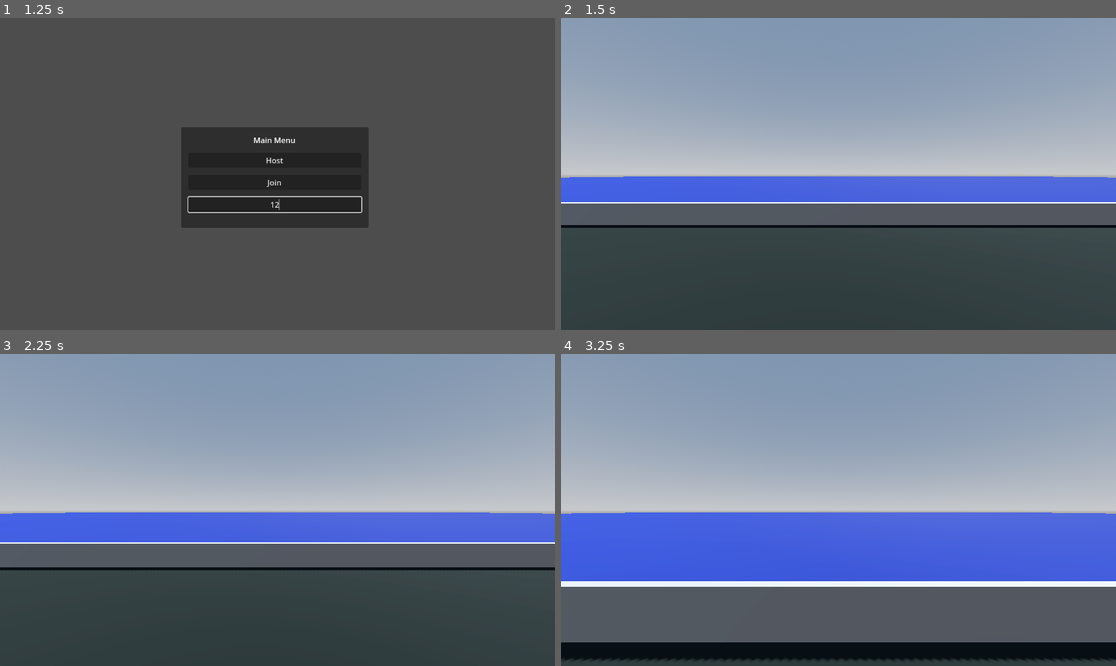
Above: before the commit, frames 1-4 (two rows, left to right).
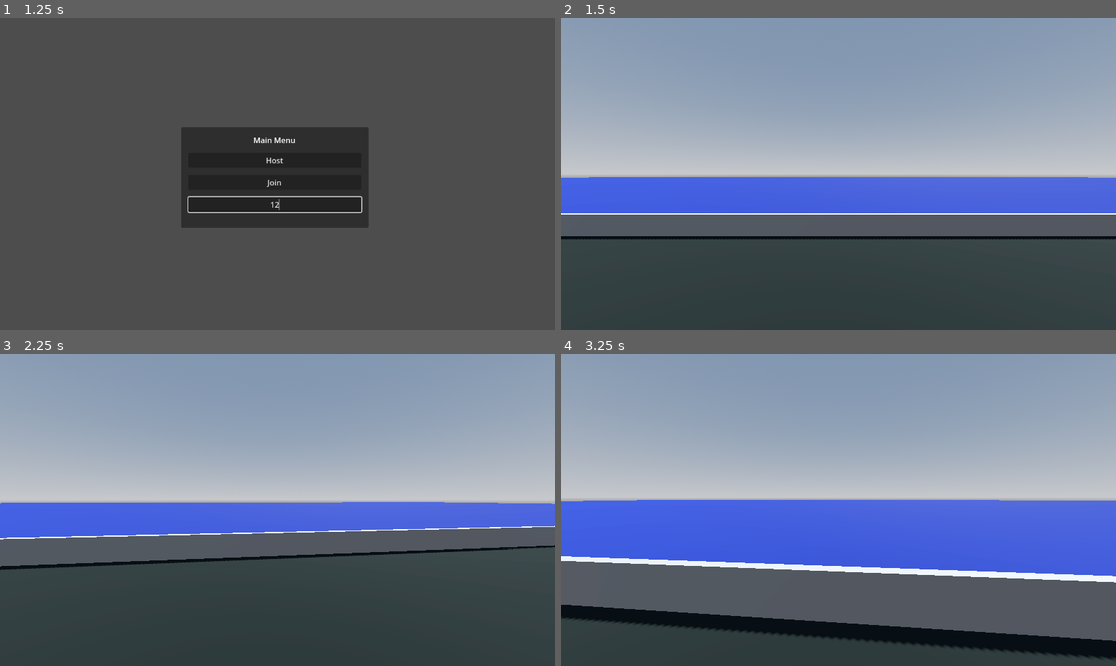
Above: after the commit, the same moments.

Repository: kassarl/mutiny
Game: Godot game, scene res://Level.tscn
Same seed, same stepped clock (60 frames per second), same inputs: the game is played once before the commit and once after it.
Inputs (mouse positions are in pixels of both pictures, inside the frame that each line leads up to):
- Up to frame 1 (1.25 s): click (277, 205) at 0.52 s; type "12" at 0.6 s
- Up to frame 2 (1.5 s): click "Host" at 1.25 s
- Up to frame 3 (2.25 s): tap Enter (ui_accept) at 2 s; move the mouse to (305, 510) at 2.02 s; hold W (up) from 2.03 s (still down); hold Shift (sprint) from 2.03 s (still down)
- Up to frame 4 (3.25 s): keep holding W (up); tap Enter (ui_accept) at 2.27, 3.02 s; move the mouse to (810, 510) at 2.77 s; release Shift (sprint) at 2.78 s; tap Shift (sprint) at 2.85 s

Frame 1 is identical in both runs. In frame 2, 7.7% of the frame differs, in the area x 0-100%, y 50-72%; in frame 3, 10%; in frame 4, 22%, in the area x 0-100%, y 46-99%.
Error before the commit: Assertion failed: UPNP Discover Failed! Error 24 (res://world.gd:53)
Error after the commit: Assertion failed: UPNP Discover Failed! Error 24 (res://world.gd:52)

Commit message:
Try to fix colliders

Diff:
--- a/Level.tscn
+++ b/Level.tscn
@@ -23,7 +23,7 @@
 environment = SubResource("Environment_heyug")
 
 [node name="DirectionalLight3D" type="DirectionalLight3D" parent="."]
-transform = Transform3D(-0.866025, -0.433013, 0.25, 0, 0.5, 0.866025, -0.5, 0.75, -0.433013, 0, 35.8305, 0)
+transform = Transform3D(-0.866025, -0.433013, 0.25, 0, 0.5, 0.866025, -0.5, 0.75, -0.433013, 0, 62.5005, -56.029)
 shadow_enabled = true
 
 [node name="Ship" parent="." instance=ExtResource("2_74r5g")]
--- a/player.gd
+++ b/player.gd
@@ -7,6 +7,7 @@
 
 # Get the gravity from the project settings to be synced with RigidBody nodes.
 var gravity: float = ProjectSettings.get_setting("physics/3d/default_gravity")
+@onready var camera: Camera3D = $Head/Camera3D
 
 var direction = Vector3.ZERO
 @onready var head = $Head
@@ -21,23 +22,26 @@
 	position = new_position
 	rotation = new_rotation
 
-
 func _enter_tree():
 	set_multiplayer_authority(str(name).to_int())
 
 func _ready() -> void:
+	position = Vector3(0,5.5,0)
 	if not is_multiplayer_authority():
 		return
 
 	print("HELLO")
 	Input.set_mouse_mode(Input.MOUSE_MODE_CAPTURED)
+	camera.current = true
 
 func _input(event):
 	if not is_multiplayer_authority():
-		if event is InputEventMouseMotion:
-			rotate_y(-event.relative.x * mouse_sens)
-			head.rotate_x(-event.relative.y * mouse_sens)
-			head.rotation.x = clamp(head.rotation.x, deg_to_rad(-85),deg_to_rad(85))
+		return
+
+	if event is InputEventMouseMotion:
+		rotate_y(-event.relative.x * mouse_sens)
+		head.rotate_x(-event.relative.y * mouse_sens)
+		head.rotation.x = clamp(head.rotation.x, deg_to_rad(-85),deg_to_rad(85))
 
 func _physics_process(delta: float) -> void:
 	if not is_multiplayer_authority():
--- a/player.tscn
+++ b/player.tscn
@@ -9,10 +9,13 @@
 properties/1/path = NodePath(".:rotation")
 properties/1/spawn = true
 properties/1/replication_mode = 1
+properties/2/path = NodePath("Collider:position")
+properties/2/spawn = true
+properties/2/replication_mode = 1
+
+[sub_resource type="CapsuleMesh" id="CapsuleMesh_wdbrc"]
 
 [sub_resource type="CapsuleShape3D" id="CapsuleShape3D_d4r0x"]
-
-[sub_resource type="CapsuleMesh" id="CapsuleMesh_wdbrc"]
 
 [node name="Player" type="CharacterBody3D"]
 script = ExtResource("1_r1j6f")
@@ -20,13 +23,13 @@
 [node name="MultiplayerSynchronizer" type="MultiplayerSynchronizer" parent="."]
 replication_config = SubResource("SceneReplicationConfig_5dnon")
 
+[node name="MeshInstance3D" type="MeshInstance3D" parent="."]
+transform = Transform3D(1, 0, 0, 0, 1, 0, 0, 0, 1, 0, 1.00227, 0)
+mesh = SubResource("CapsuleMesh_wdbrc")
+
 [node name="Collider" type="CollisionShape3D" parent="."]
 transform = Transform3D(1, 0, 0, 0, 1, 0, 0, 0, 1, 0, 1.00227, 0)
 shape = SubResource("CapsuleShape3D_d4r0x")
-
-[node name="MeshInstance3D" type="MeshInstance3D" parent="Collider"]
-mesh = SubResource("CapsuleMesh_wdbrc")
-skeleton = NodePath("../..")
 
 [node name="Head" type="Node3D" parent="."]
 transform = Transform3D(1, 0, 0, 0, 1, 0, 0, 0, 1, 0, 1.63194, 0)
--- a/world.gd
+++ b/world.gd
@@ -36,7 +36,6 @@
 	#add player to world
 	var player = Player.instantiate()
 	player.name = str(peer_id)
-	player.position = Vector3(0, 5, 0)
 	add_child(player)
 
 func remove_player(peer_id):
Not shown: 1 places in Level.tscn that only renumber resources
Not shown: 1 places in ship.tscn that only renumber resources
